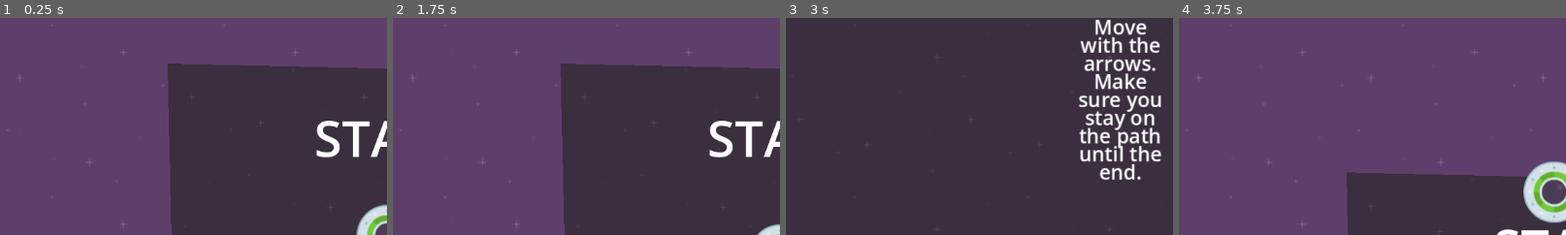
Above: before the commit, frames 1-4 (left to right).
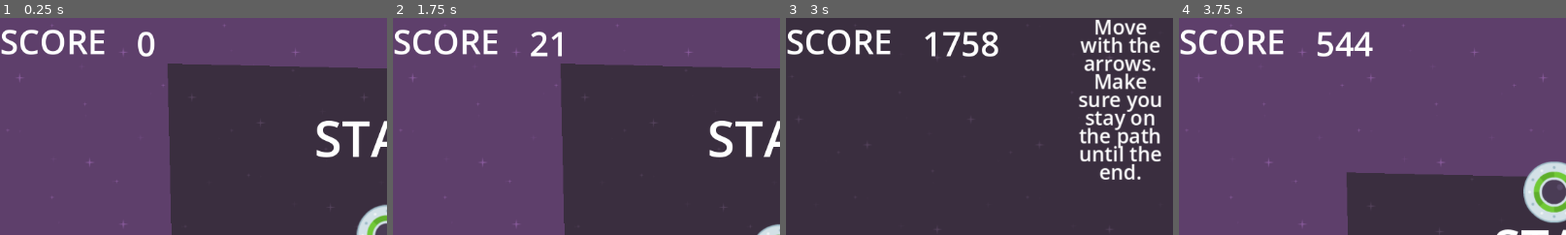
Above: after the commit, the same moments.

Repository: LudoMelis/SpeedySaucer
Game: Godot game, scene res://level_1.tscn
Two runs of this game, one before a commit and one after it. Both use one fixed random seed, a clock stepped at 60 frames per second and the inputs below. The engine's default icon, where the game draws it, is replaced by a stand-in: a white triangle on a blue panel in a dark square.
Inputs:
- Up to frame 1 (0.25 s): no input
- Up to frame 2 (1.75 s): tap Enter at 0.5 s; hold Right (Right) 0.53-1.28 s; hold Down (Down) from 1.28 s (still down)
- Up to frame 3 (3 s): release Down (Down) at 2.03 s; hold Right (Right) 2.03-2.78 s; hold Up (Up) from 2.78 s (still down)
- Up to frame 4 (3.75 s): release Up (Up) at 3.53 s; hold Left (Left) from 3.53 s (still down)
The pictures show only the part of the screen within x 0-50%, y 0-50%; the shares and areas given below are measured in that part.

The runs differ from the first frame. In frame 1, 1.8% of the frame differs, in the area x 0-41%, y 5-18%; in frame 2, 1.9%; in frame 3, 2.4%, in the area x 0-55%, y 5-18%; in frame 4, 2.3%.

Commit message:
Implements scoring system

Diff:
--- a/hud.tscn
+++ b/hud.tscn
@@ -28,7 +28,6 @@
 offset_top = 58.0
 offset_right = 191.0
 offset_bottom = 133.0
-text = "LIFES"
 label_settings = SubResource("LabelSettings_qp34t")
 
 [node name="ScoreLabelData" type="Label" parent="CanvasLayer"]
--- a/level.gd
+++ b/level.gd
@@ -1,8 +1,14 @@
 extends Node2D
 
+var score = 0
 # Called when the node enters the scene tree for the first time.
 func _ready():
 	print("Starting")
+
+func _physics_process(delta):
+	#var speed = delta.get_global_transform()
+	#print("Speed " + speed)
+	pass
 
 
 
--- a/level_1.tscn
+++ b/level_1.tscn
@@ -116,3 +116,5 @@
 rotation = -0.173574
 
 [connection signal="body_exited" from="Maze" to="." method="_on_maze_body_exited"]
+
+[editable path="Maze"]
--- a/player.gd
+++ b/player.gd
@@ -1,5 +1,6 @@
 extends RigidBody2D
 
+var score = 0
 # Force is to be set at Mass*100
 var force = 10000
 
@@ -20,3 +21,6 @@
 		apply_force(Vector2(0, -force))
 	if Input.is_action_pressed("Down"):
 		apply_force(Vector2(0, force))
+
+	score += int((self.linear_velocity.length()/100)**2)
+	self.get_node("HUD/CanvasLayer/ScoreLabelData").text = str(score)
--- a/player.tscn
+++ b/player.tscn
@@ -1,7 +1,8 @@
-[gd_scene load_steps=4 format=3 uid="uid://blnbtnxsi056x"]
+[gd_scene load_steps=5 format=3 uid="uid://blnbtnxsi056x"]
 
 [ext_resource type="Texture2D" uid="uid://456jlynpgyf3" path="res://ufoGreen.png" id="1_1qwg1"]
 [ext_resource type="Script" path="res://player.gd" id="1_1t0ch"]
+[ext_resource type="PackedScene" uid="uid://br6a67knlyfyy" path="res://hud.tscn" id="3_vp48e"]
 
 [sub_resource type="CircleShape2D" id="CircleShape2D_35wyf"]
 radius = 30.0167
@@ -20,3 +21,7 @@
 [node name="Camera2D" type="Camera2D" parent="."]
 drag_horizontal_enabled = true
 drag_vertical_enabled = true
+
+[node name="HUD" parent="." instance=ExtResource("3_vp48e")]
+
+[editable path="HUD"]
